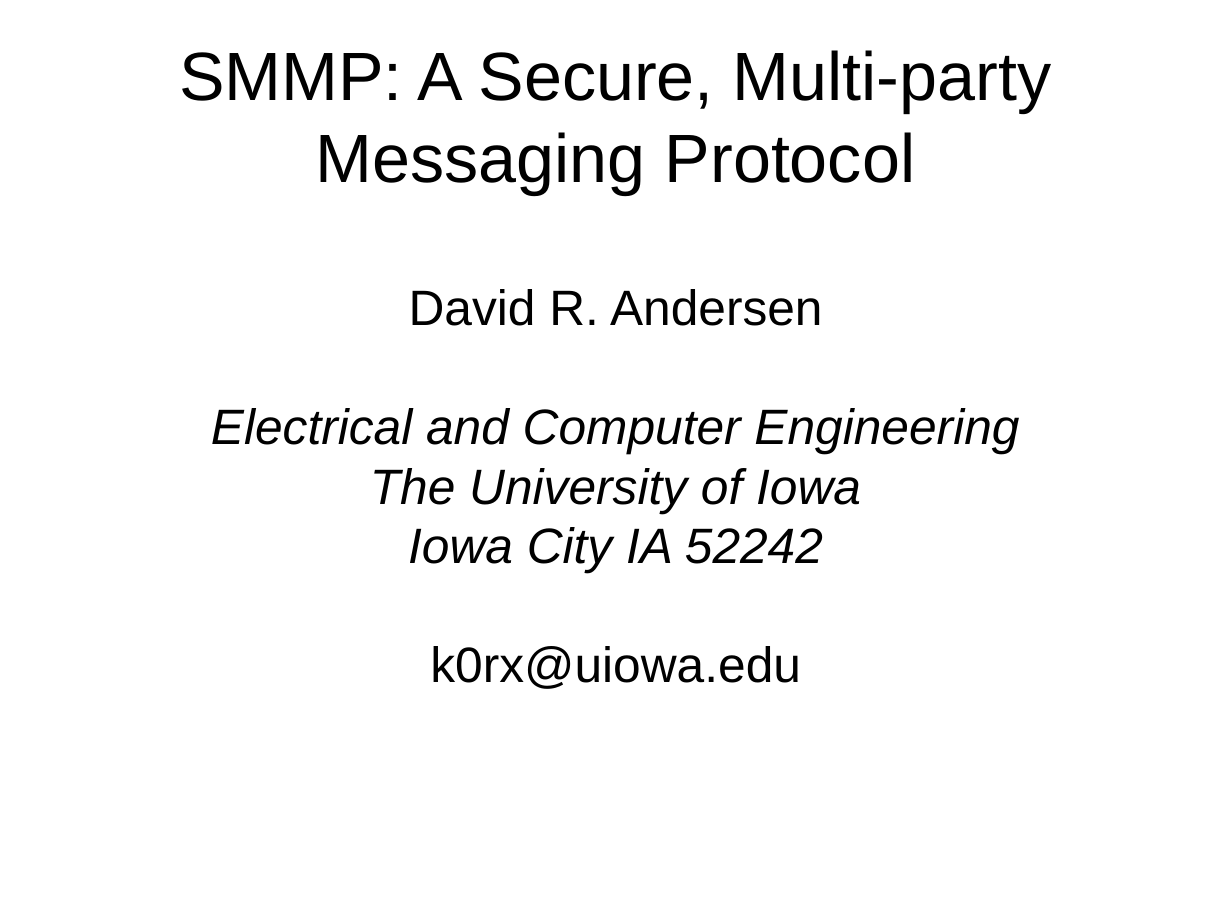
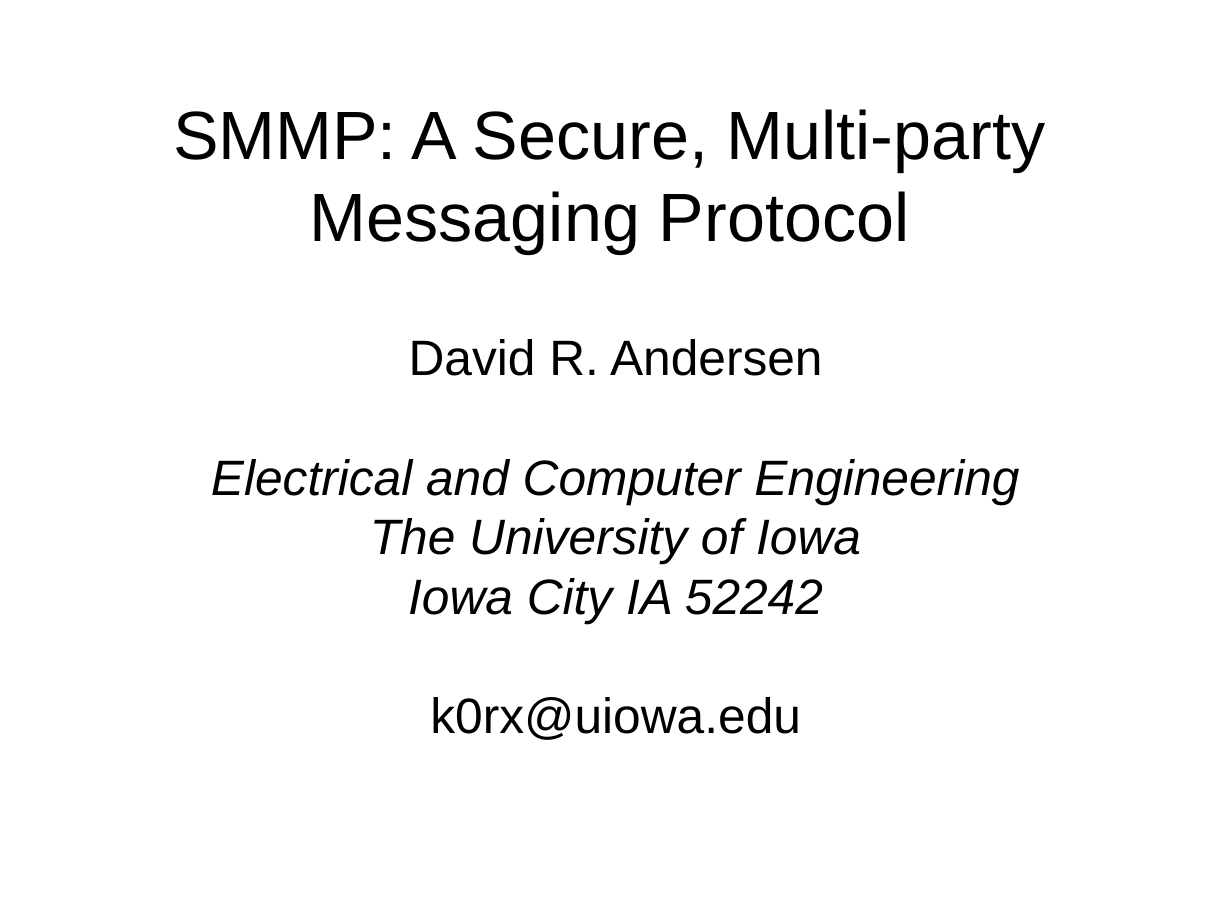
Before and after one commit to rxcomm/smmp, a slide deck: slide 1 of spec/slideshow.odp. Drawn at 1232x924 pixels with LibreOffice and Linux fonts; fonts in the diff are those of the drawing. Boxes give left, top, right and bottom in pixels: in the first picture for what was removed or moved away, otherwise in the second. Text is boxed around its words. In the diff, an @@ line names an element or a change of style, - is before the commit and + after.

```diff
--- a/spec/slideshow.odp
+++ b/spec/slideshow.odp
@@ title "SMMP: A Secure, Multi-party Messaging ...": place and size @@
-title "SMMP: A Secure, Multi-party Messaging ..." at [179,50,1052,194]
+title "SMMP: A Secure, Multi-party Messaging ..." at [173,109,1046,253]
@@ subtitle "David R. Andersen": place and size @@
-subtitle "David R. Andersen" at [211,289,1019,689]
+subtitle "David R. Andersen" at [211,339,1019,740]
```
Also in this commit, not shown: 1 other slide changed, 2 slides added, 1 slide removed, 4 other files.
